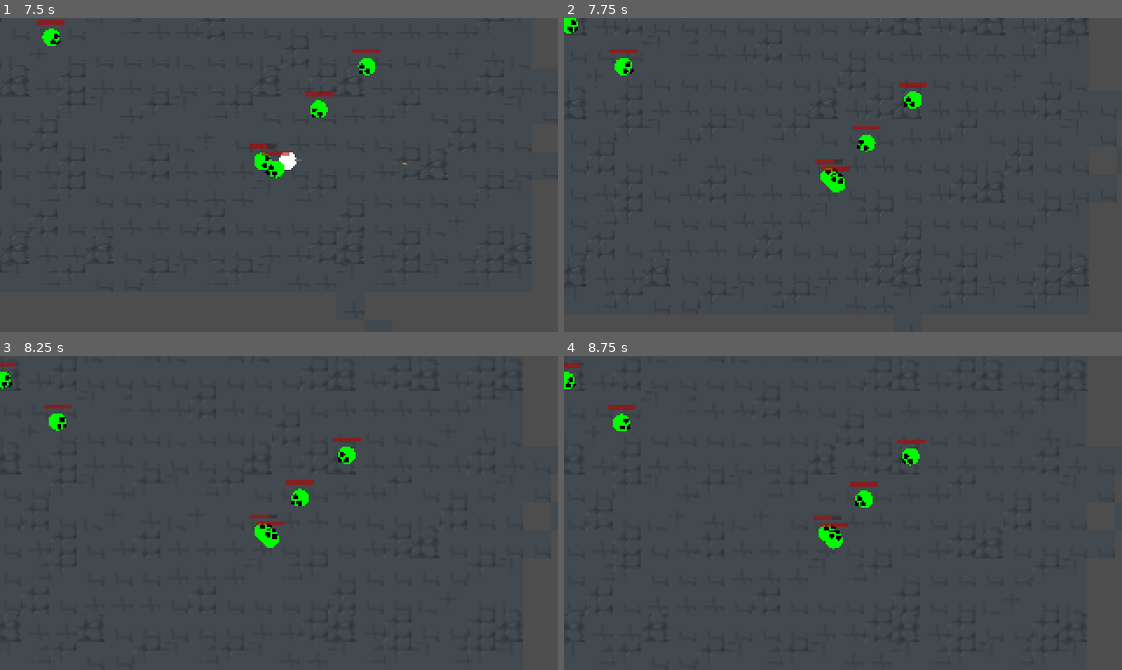
Above: before the commit, frames 1-4 (two rows, left to right).
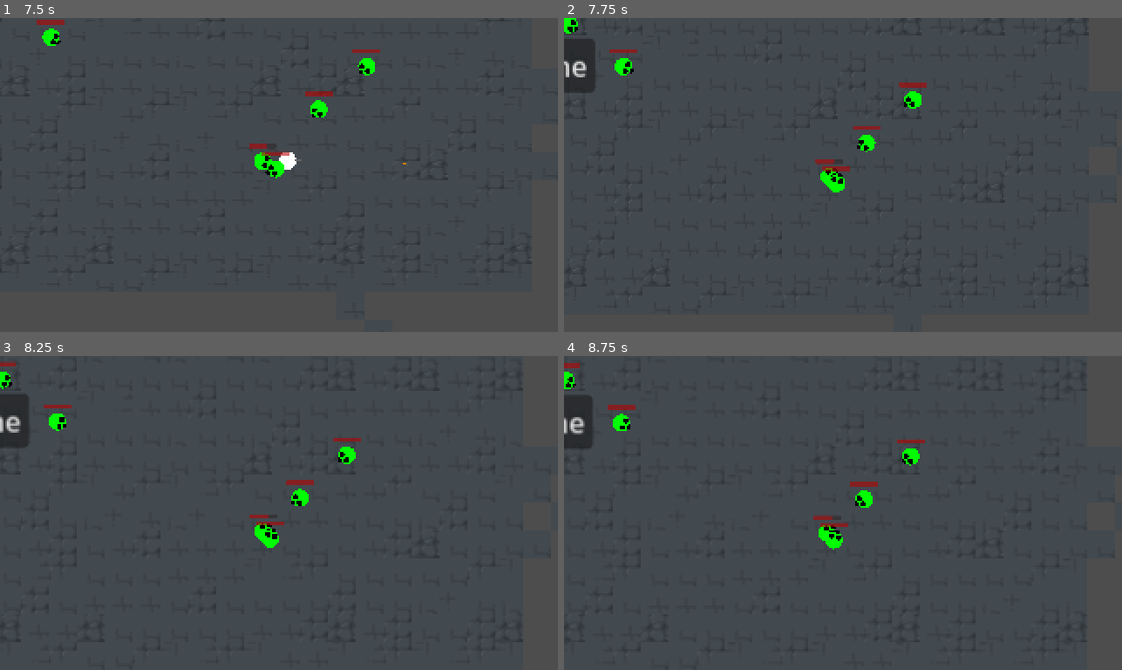
Above: after the commit, the same moments.

Repository: Spookyinator/TroglodyteCSGame
Game: Godot game, scene res://menu.tscn
Same seed, same stepped clock (60 frames per second), same inputs: the game is played once before the commit and once after it. The project has no main scene, so this scene is started directly.
Inputs (mouse positions are in pixels of both pictures, inside the frame that each line leads up to):
- Up to frame 1 (7.5 s): click "Start Game" at 0.5 s; tap Enter at 1.25 s; move the mouse to (401, 159) at 1.27 s; hold D (Right) 1.28-2.03 s; click (401, 159) at 1.35 s; move the mouse to (167, 190) at 2.02 s; hold S (Down) 2.03-2.78 s; tap Shift (slide) every 1.5 s from 2.1 to 6.6 s; move the mouse to (334, 105) at 2.77 s; hold D (Right) 2.78-3.53 s; click (334, 105) at 2.85 s; move the mouse to (251, 237) at 3.52 s; hold W (Up) 3.53-4.28 s; move the mouse to (446, 222) at 4.27 s; hold A (Left) 4.28-5.78 s; click (446, 222) at 4.35 s; move the mouse to (111, 127) at 5.02 s; move the mouse to (306, 175) at 5.77 s; hold S (Down) 5.78-6.53 s; click (306, 175) at 5.85 s; move the mouse to (195, 96) at 6.52 s; hold D (Right) 6.53-7.28 s; move the mouse to (401, 159) at 7.27 s; hold W (Up) from 7.28 s (still down); click (401, 159) at 7.35 s
- Up to frame 2 (7.75 s): keep holding W (Up)
- Up to frame 3 (8.25 s): move the mouse to (167, 528) at 8.02 s; release W (Up) at 8.03 s; hold D (Right) from 8.03 s (still down); tap Shift (slide) at 8.1 s
- Up to frame 4 (8.75 s): keep holding D (Right)

Frame 1 is identical in both runs. In frame 2, 0.9% of the frame differs, in the area x 0-6%, y 6-24%; in frame 3, 0.8%; in frame 4, 0.8%.

Commit message:
game over screeeennnnnnn

Diff:
--- a/CSPGame/Enemies/enemyTest.gd
+++ b/CSPGame/Enemies/enemyTest.gd
@@ -68,4 +68,3 @@
 
 func _on_player_player_dead():
 	gameOver = true
-	queue_free()
--- a/CSPGame/Player/player.gd
+++ b/CSPGame/Player/player.gd
@@ -14,6 +14,7 @@
 var sliding = false
 
 var bullet  = preload("res://Weapons/bullet.tscn")
+
 
 @onready var chamber = $Chamber
 
@@ -82,3 +83,5 @@
 func _on_hitbox_no_health():
 	playerDead.emit()
 	queue_free()
+func _on_player_dead():
+	pass
--- a/CSPGame/Player/player.tscn
+++ b/CSPGame/Player/player.tscn
@@ -38,5 +38,6 @@
 collision_layer = 0
 collision_mask = 4
 
+[connection signal="playerDead" from="." to="." method="_on_player_dead"]
 [connection signal="timeout" from="SlideTimer" to="." method="_on_slide_timer_timeout"]
 [connection signal="noHealth" from="Hitbox" to="." method="_on_hitbox_no_health"]
--- a/CSPGame/World/level.gd
+++ b/CSPGame/World/level.gd
@@ -1,6 +1,7 @@
 extends Node2D
 @export var test_zombie_scene: PackedScene
 var isPlayerDead = false
+var gameOver = preload("res://gameOver.tscn")
 func _on_zombie_timer_timeout():
 	if (not isPlayerDead):
 		var spawnArray = ["/root/Level/Spawn1","/root/Level/Spawn2","/root/Level/Spawn3","/root/Level/Spawn4"]
@@ -11,4 +12,6 @@
 
 
 func _on_player_player_dead():
-	isPlayerDead = true# Replace with function body.
+	isPlayerDead = true
+	var game_over = gameOver.instantiate()
+	add_child(game_over)# Replace with function body.
--- /dev/null
+++ b/CSPGame/gameOver.gd
@@ -0,0 +1,19 @@
+extends Control
+
+
+# Called when the node enters the scene tree for the first time.
+func _ready():
+	pass # Replace with function body.
+
+
+# Called every frame. 'delta' is the elapsed time since the previous frame.
+func _process(delta):
+	pass
+
+
+func _on_button_2_pressed():
+	get_tree().change_scene_to_file("res://menu.tscn")
+
+
+func _on_button_pressed():
+	get_tree().change_scene_to_file("res://World/level.tscn") # Replace with function body.
--- /dev/null
+++ b/CSPGame/gameOver.tscn
@@ -0,0 +1,28 @@
+[gd_scene load_steps=2 format=3 uid="uid://cicgl8ihxl6sn"]
+
+[ext_resource type="Script" path="res://gameOver.gd" id="1_57dsp"]
+
+[node name="gameOver" type="Control"]
+layout_mode = 3
+anchors_preset = 15
+anchor_right = 1.0
+anchor_bottom = 1.0
+grow_horizontal = 2
+grow_vertical = 2
+script = ExtResource("1_57dsp")
+
+[node name="Button" type="Button" parent="."]
+layout_mode = 0
+offset_right = 8.0
+offset_bottom = 8.0
+text = "sex"
+
+[node name="Button2" type="Button" parent="."]
+layout_mode = 0
+offset_top = 34.0
+offset_right = 53.0
+offset_bottom = 65.0
+text = "home"
+
+[connection signal="pressed" from="Button" to="." method="_on_button_pressed"]
+[connection signal="pressed" from="Button2" to="." method="_on_button_2_pressed"]
